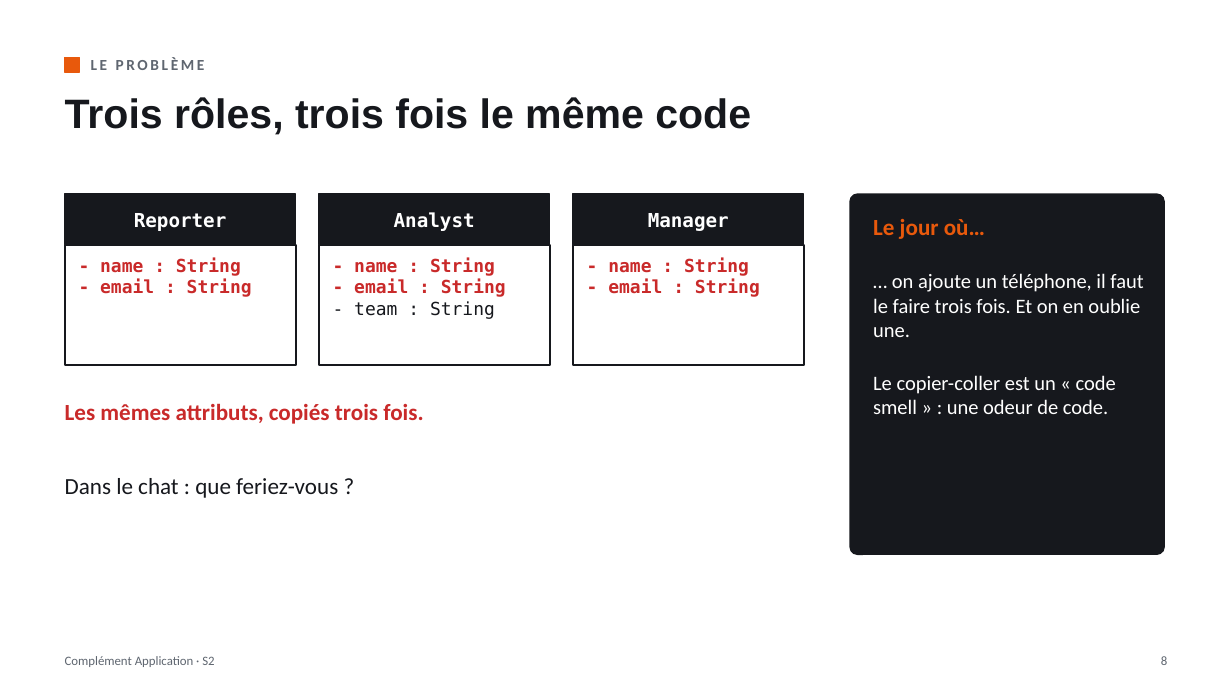
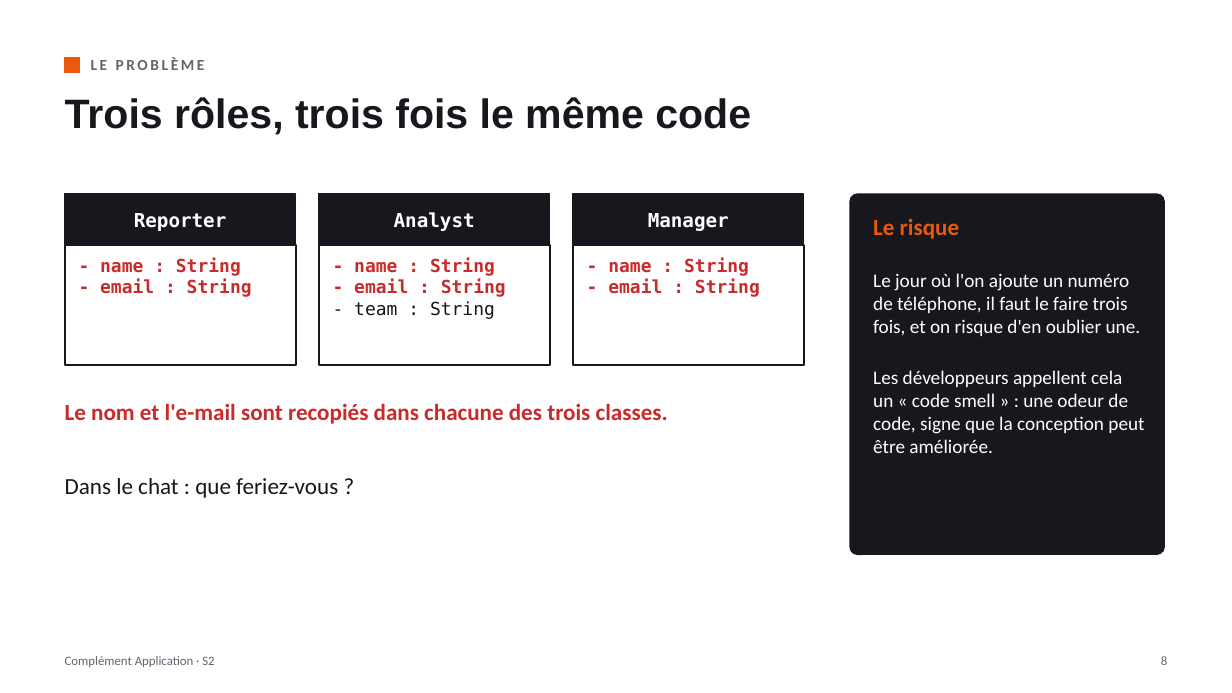
Before and after one commit to lle-condorcet/condorcet-2027, a slide deck: slide 8 of slides/20260930_LLE_CA_S02.pptx. Drawn at 1232x693 pixels with LibreOffice and Linux fonts; fonts in the diff are those of the drawing. Boxes give left, top, right and bottom in pixels: in the first picture for what was removed or moved away, otherwise in the second. Text is boxed around its words. In the diff, an @@ line names an element or a change of style, - is before the commit and + after.

```diff
--- a/slides/20260930_LLE_CA_S02.pptx
+++ b/slides/20260930_LLE_CA_S02.pptx
@@ text at box(873, 219, 1144, 453): text changed; size 16 to 15 pt @@
-Le jour où…
-… on ajoute un téléphone, il faut le faire trois fois. Et on en oublie une.
-Le copier-coller est un « code smell » : une odeur de code.
+Le risque
+Le jour où l'on ajoute un numéro de téléphone, il faut le faire trois fois, et on risque d'en oublier une.
+Les développeurs appellent cela un « code smell » : une odeur de code, signe que la conception peut être améliorée.
@@ text at box(65, 403, 668, 424): text changed @@
-Les mêmes attributs, copiés trois fois.
+Le nom et l'e-mail sont recopiés dans chacune des trois classes.
```
Also in this commit, not shown: 12 other slides changed, 2 other files.
